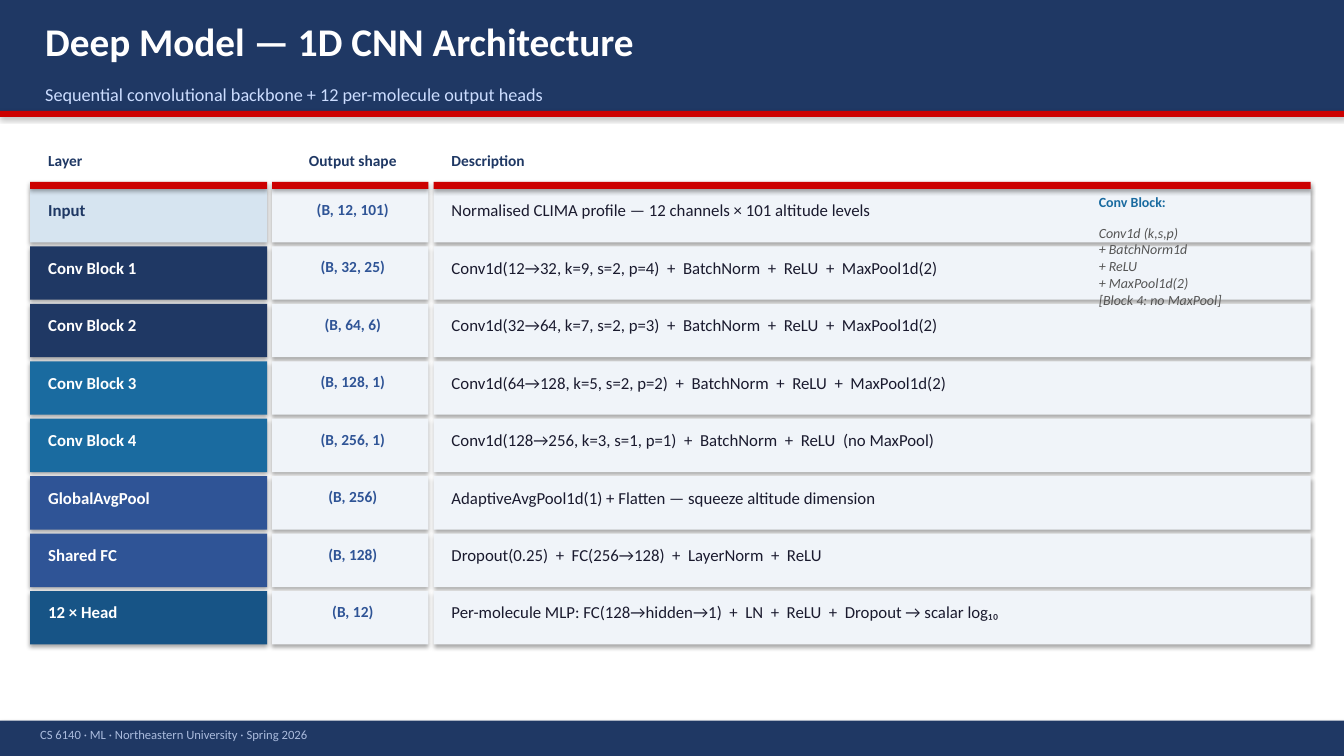
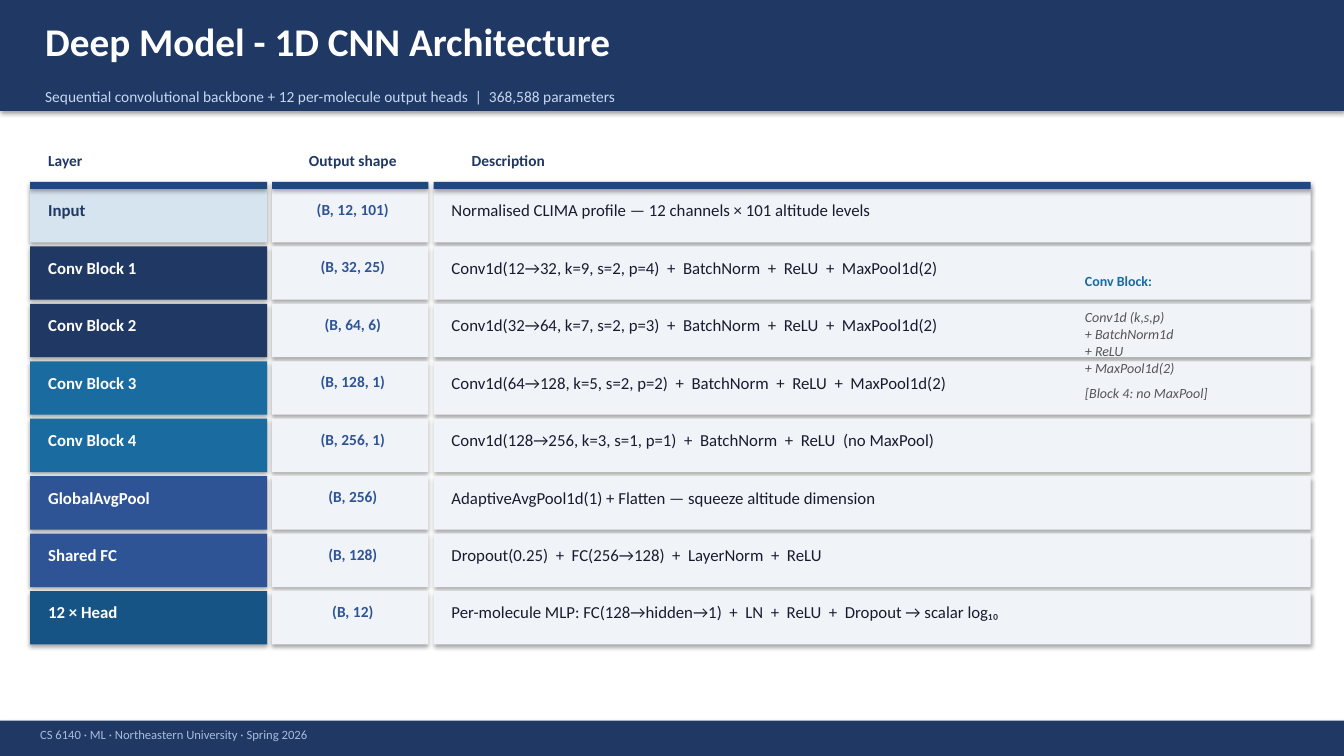
Before and after one commit to bshind87/inara-atmospheric-composition, a slide deck: slide 10 of docs/INARA_Presentation.pptx (slide 8 before the commit). Drawn at 1344x756 pixels with LibreOffice and Linux fonts; fonts in the diff are those of the drawing. Boxes give left, top, right and bottom in pixels: in the first picture for what was removed or moved away, otherwise in the second. Text is boxed around its words. In the diff, an @@ line names an element or a change of style, - is before the commit and + after.

```diff
--- a/docs/INARA_Presentation.pptx
+++ b/docs/INARA_Presentation.pptx
@@ text at <box>45,28,610,62</box>: text changed @@
-Deep Model — 1D CNN Architecture
+Deep Model - 1D CNN Architecture
@@ rectangle removed at <box>0,111,1344,117</box> @@
@@ text at <box>45,91,615,105</box>: text changed; size 13 to 11 pt; text colour #CCDDFF to #C6D9F1 @@
-Sequential convolutional backbone + 12 per-molecule output heads
+Sequential convolutional backbone + 12 per-molecule output heads | 368,588 parameters
@@ text "Description": place and size @@
-text "Description" at <box>451,155,524,169</box>
+text "Description" at <box>472,155,545,169</box>
@@ fill #CC0000 to #1F497D in 3 elements at <box>272,181,429,189</box>, <box>30,181,267,189</box>, <box>434,181,1311,189</box> @@
@@ text "Conv Block:": place and size @@
-text "Conv Block:" at <box>1099,197,1166,207</box>
+text "Conv Block:" at <box>1085,276,1152,286</box>
@@ text "Conv1d (k,s,p) + BatchNorm1d + ...": place and size @@
-text "Conv1d (k,s,p) + BatchNorm1d + ..." at <box>1099,228,1222,307</box>
+text "Conv1d (k,s,p) + BatchNorm1d + ..." at <box>1085,312,1208,400</box>
@@ text "Conv1d (k,s,p) + BatchNorm1d + ..." at <box>1085,312,1208,400</box>: line spacing 1 to 1.5 @@
```
Also in this commit, not shown: 13 other slides changed, 5 slides added, 4 slides removed, 2 other files.
